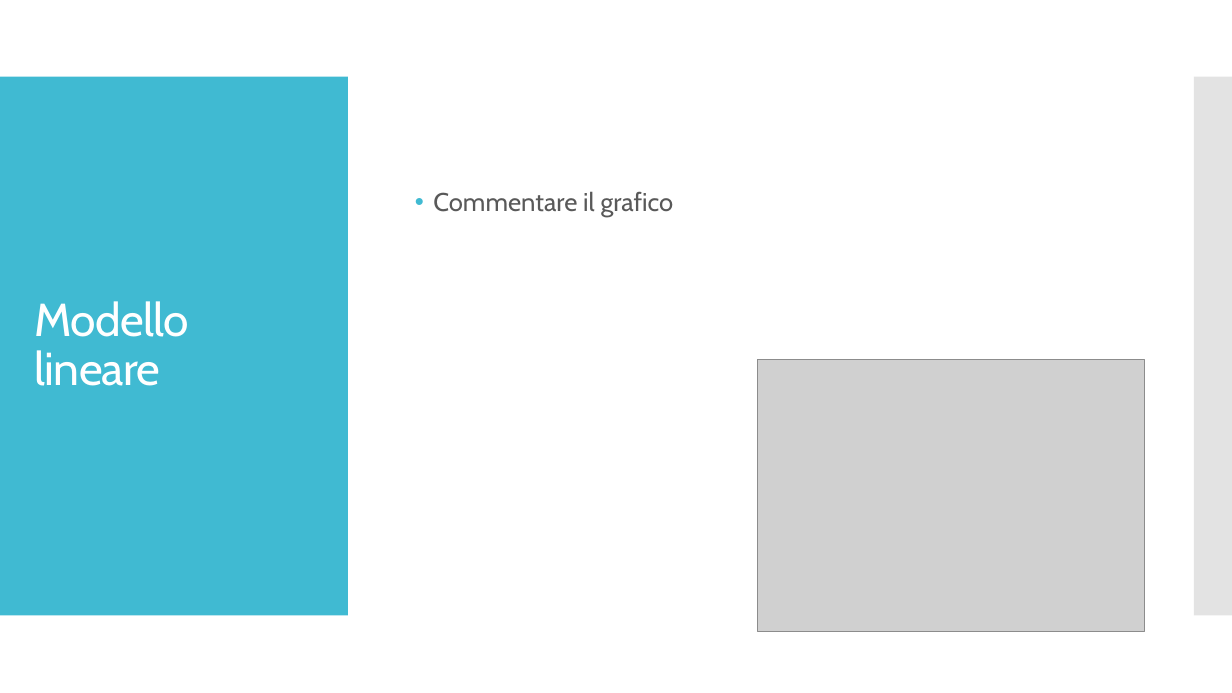
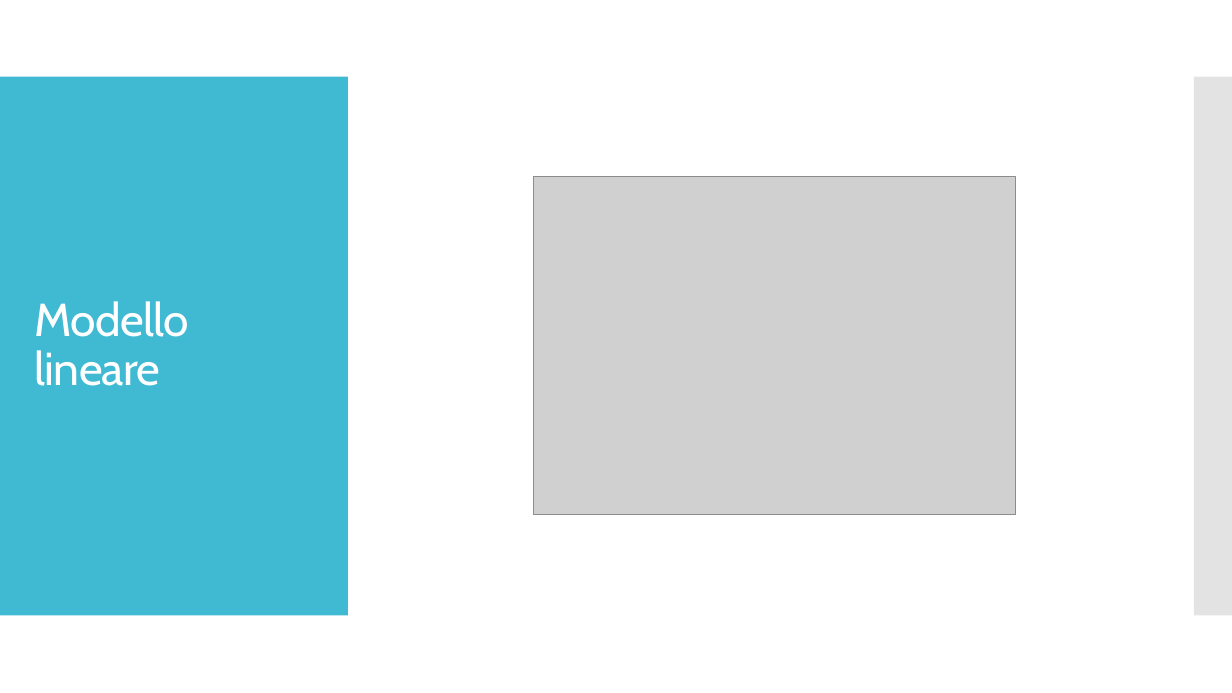
Before and after one commit to gianlubiscotto/Data-Analysis-and-Data-Mining, a slide deck: slide 10 of slide.pptx (slide 9 before the commit). Drawn at 1232x693 pixels with LibreOffice and Linux fonts; fonts in the diff are those of the drawing; grey boxes stand for pictures. Boxes give left, top, right and bottom in pixels: in the first picture for what was removed or moved away, otherwise in the second. Text is boxed around its words. In the diff, an @@ line names an element or a change of style, - is before the commit and + after.

```diff
--- a/slide.pptx
+++ b/slide.pptx
@@ picture: place and size @@
-picture at box(758, 360, 1145, 631)
+picture at box(533, 177, 1016, 515)
@@ text removed at box(433, 191, 674, 216) @@
-• Commentare il grafico
```
Also in this commit, not shown: 5 other slides changed, 2 slides added, 1 slide removed.
